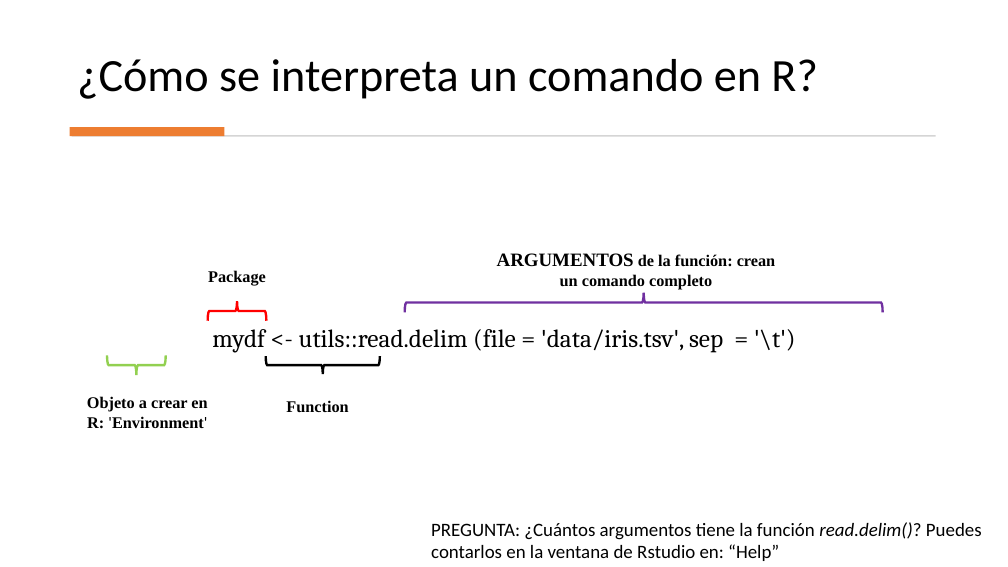
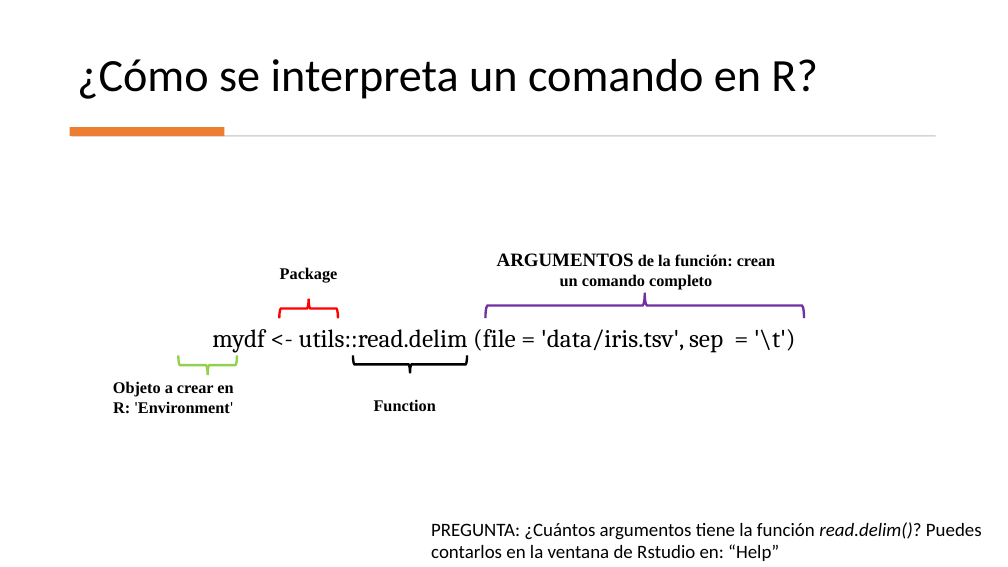
Before and after one commit to MaryoHg/Taller_Intro_R_CICESE-2023, a slide deck: slide 3 of presentaciones/estructura_comando_R_explained.pptx. Drawn at 1008x567 pixels with LibreOffice and Linux fonts; fonts in the diff are those of the drawing. Boxes give left, top, right and bottom in pixels: in the first picture for what was removed or moved away, otherwise in the second. Text is boxed around its words. In the diff, an @@ line names an element or a change of style, - is before the commit and + after.

```diff
--- a/presentaciones/estructura_comando_R_explained.pptx
+++ b/presentaciones/estructura_comando_R_explained.pptx
@@ text "Package" moved from (x1=208, y1=270, x2=266, y2=286) to (x1=280, y1=267, x2=338, y2=283) @@
@@ left brace moved from (x1=208, y1=302, x2=267, y2=321) to (x1=279, y1=299, x2=338, y2=318) @@
@@ left brace resized from (x1=405, y1=293, x2=882, y2=312) to (x1=486, y1=292, x2=804, y2=318) @@
@@ left brace moved from (x1=107, y1=355, x2=166, y2=375) to (x1=178, y1=355, x2=237, y2=375) @@
@@ left brace moved from (x1=266, y1=357, x2=380, y2=375) to (x1=353, y1=355, x2=467, y2=373) @@
@@ text "Objeto a crear en R: ..." moved from (x1=87, y1=396, x2=207, y2=429) to (x1=113, y1=381, x2=233, y2=414) @@
@@ text "Function" moved from (x1=286, y1=400, x2=348, y2=413) to (x1=374, y1=399, x2=436, y2=412) @@
```
